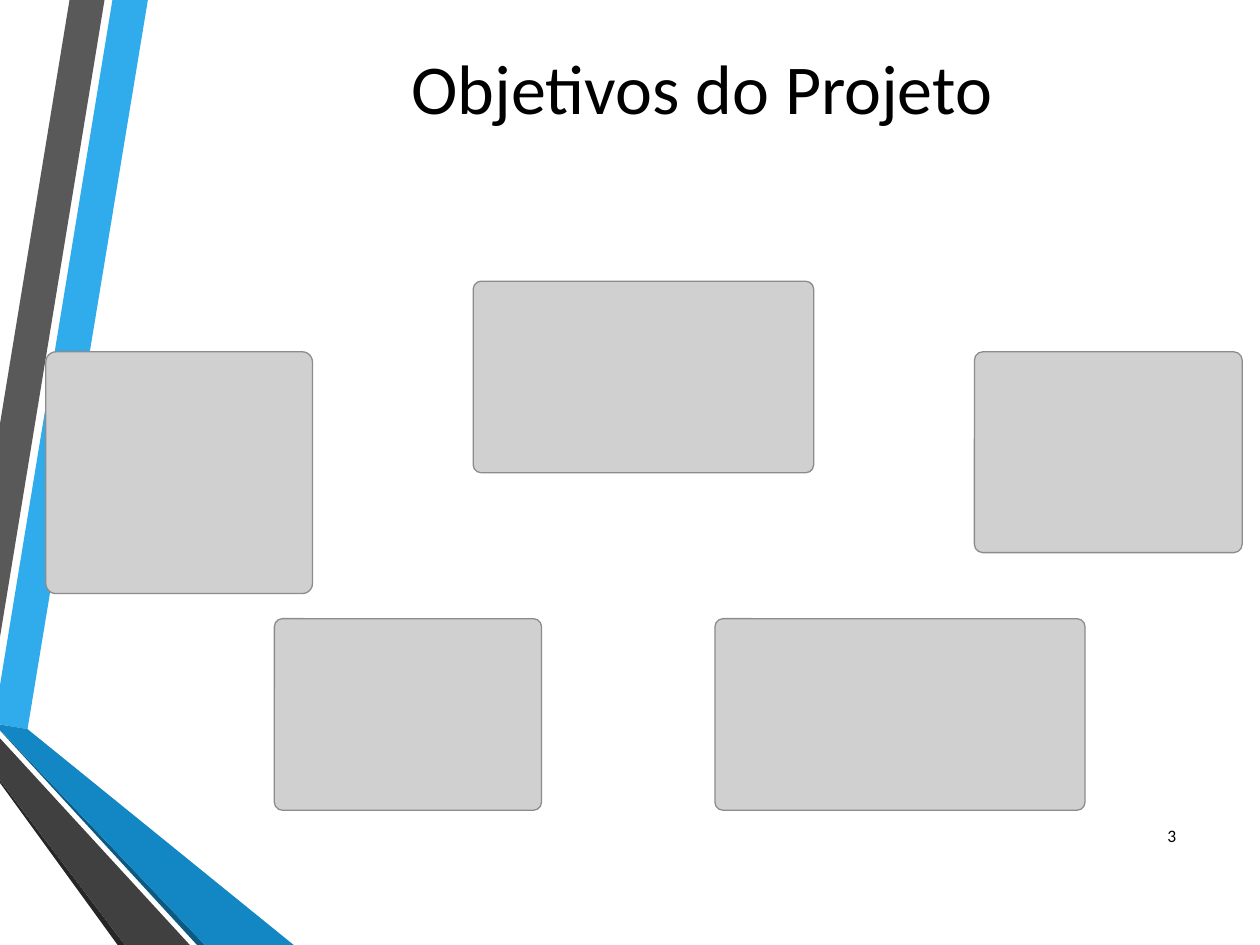
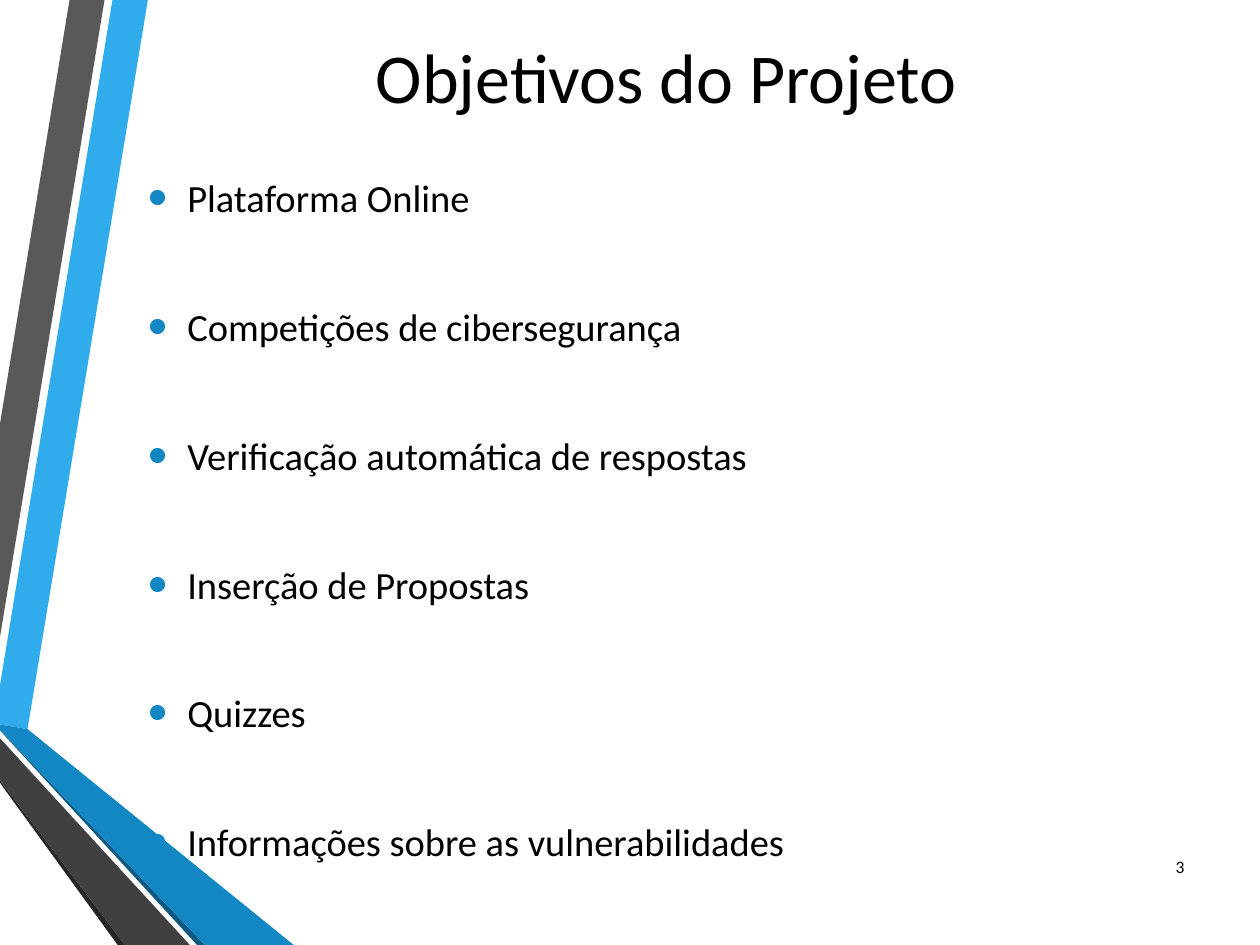
Before and after one commit to ruiparedes/ProjetoFinal, a slide deck: slide 3 of Documentos/Apresentacao Intermedia- Projeto - LabSecurity.pptx. Drawn at 1260x945 pixels with LibreOffice and Linux fonts; fonts in the diff are those of the drawing; grey boxes stand for pictures; background and template pictures are left out. Boxes give left, top, right and bottom in pixels: in the first picture for what was removed or moved away, otherwise in the second. Text is boxed around its words. In the diff, an @@ line names an element or a change of style, - is before the commit and + after.

```diff
--- a/Documentos/Apresentacao Intermedia- Projeto - LabSecurity.pptx
+++ b/Documentos/Apresentacao Intermedia- Projeto - LabSecurity.pptx
@@ title "Objetivos do Projeto": place and size @@
-title "Objetivos do Projeto" at [412,65,992,126]
+title "Objetivos do Projeto" at [376,54,956,115]
@@ text added at [187,185,784,866], 22 pt, text #000000 @@
+• Plataforma Online
+• Competições de cibersegurança
+• Verificação automática de respostas
+• Inserção de Propostas
+• Quizzes
+• Informações sobre as vulnerabilidades
@@ picture removed at [474,281,814,472] @@
@@ picture removed at [45,352,312,593] @@
@@ picture removed at [974,352,1242,552] @@
@@ picture removed at [275,619,542,810] @@
@@ picture removed at [714,619,1085,810] @@
@@ page number: place and size @@
-page number at [1167,830,1176,842]
+page number at [1176,861,1185,873]
```
Also in this commit, not shown: 4 other slides changed, 1 other file.
